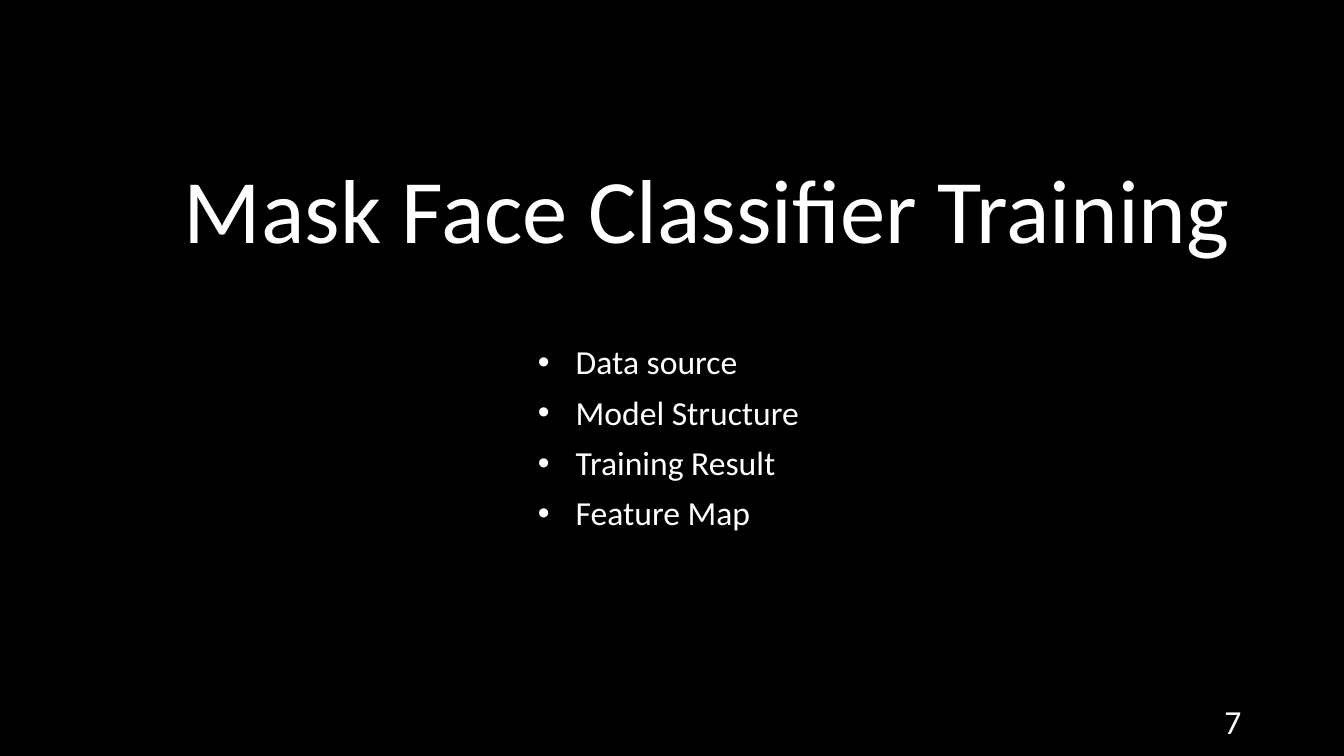
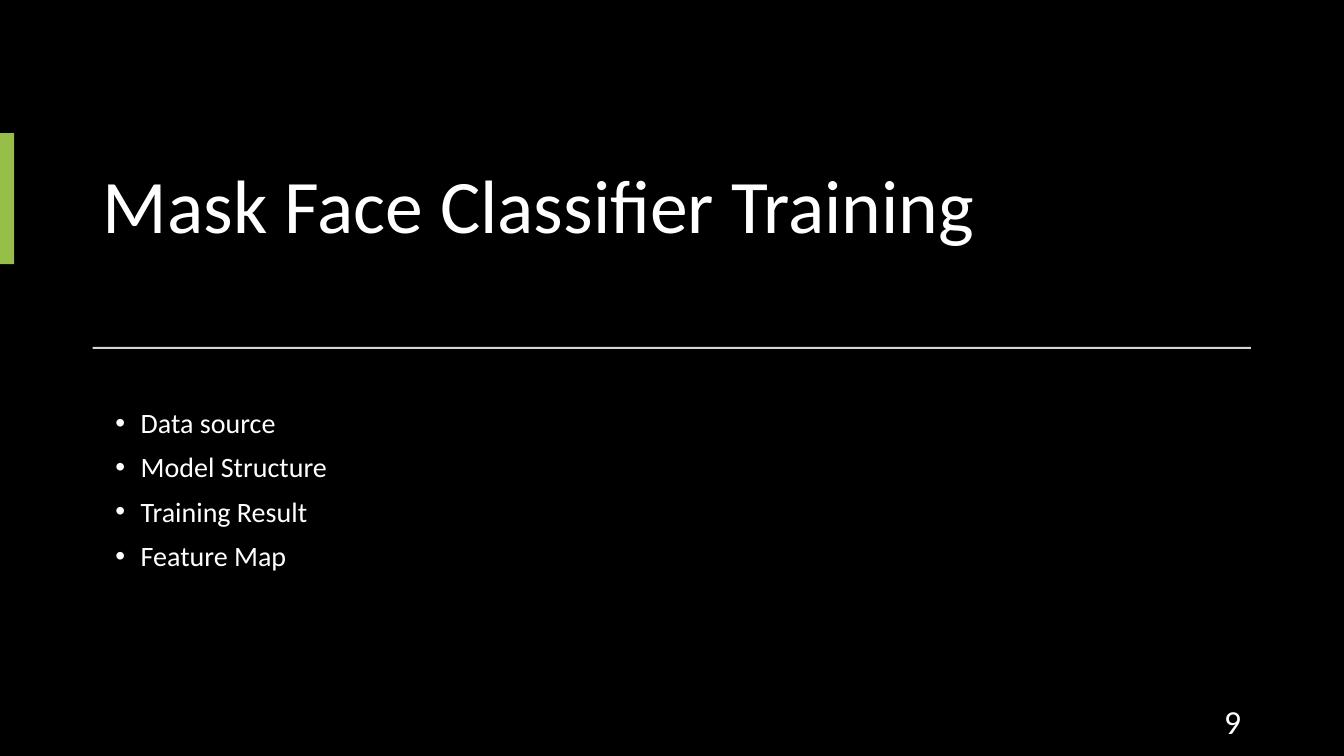
Before and after one commit to AxotZero/NTUSTxIntel--MaskFaceDetection, a slide deck: slide 9 of MaskDetection.pptx (slide 7 before the commit). Drawn at 1344x756 pixels with LibreOffice and Linux fonts; fonts in the diff are those of the drawing. Boxes give left, top, right and bottom in pixels: in the first picture for what was removed or moved away, otherwise in the second. Text is boxed around its words. In the diff, an @@ line names an element or a change of style, - is before the commit and + after.

```diff
--- a/MaskDetection.pptx
+++ b/MaskDetection.pptx
@@ title "Mask Face Classifier Training": place and size @@
-title "Mask Face Classifier Training" at (184, 180, 1229, 259)
+title "Mask Face Classifier Training" at (103, 180, 974, 246)
@@ title "Mask Face Classifier Training" at (103, 180, 974, 246): size 64.8 to 54 pt; alignment centre to left @@
@@ rectangle added at (0, 133, 14, 264), fill #97BE49 @@
@@ rectangle added at (93, 347, 1251, 349), fill #D5D5D5 @@
@@ text "Data source": place and size @@
-text "Data source" at (576, 352, 799, 531)
+text "Data source" at (141, 415, 327, 571)
@@ text "Data source" at (141, 415, 327, 571): size 24 to 20 pt; indent changed @@
@@ page number at (1224, 712, 1241, 734): text changed @@
-7
+9
```
Also in this commit, not shown: 18 other slides changed, 8 slides added, 3 slides removed, 46 other files.
